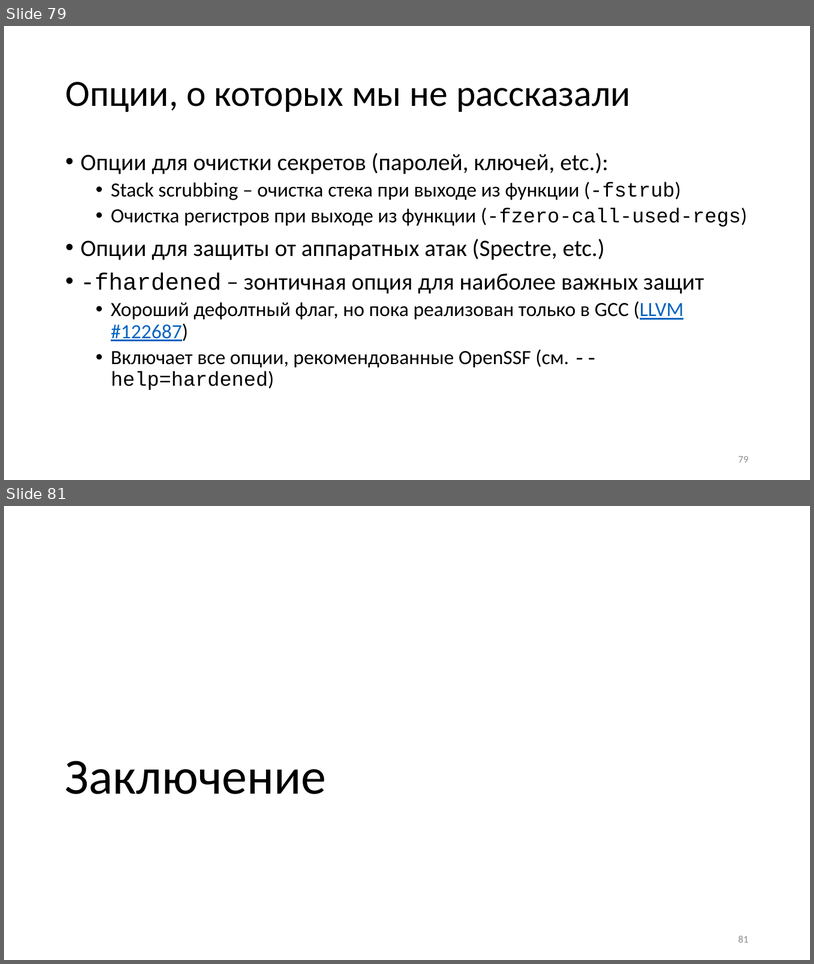
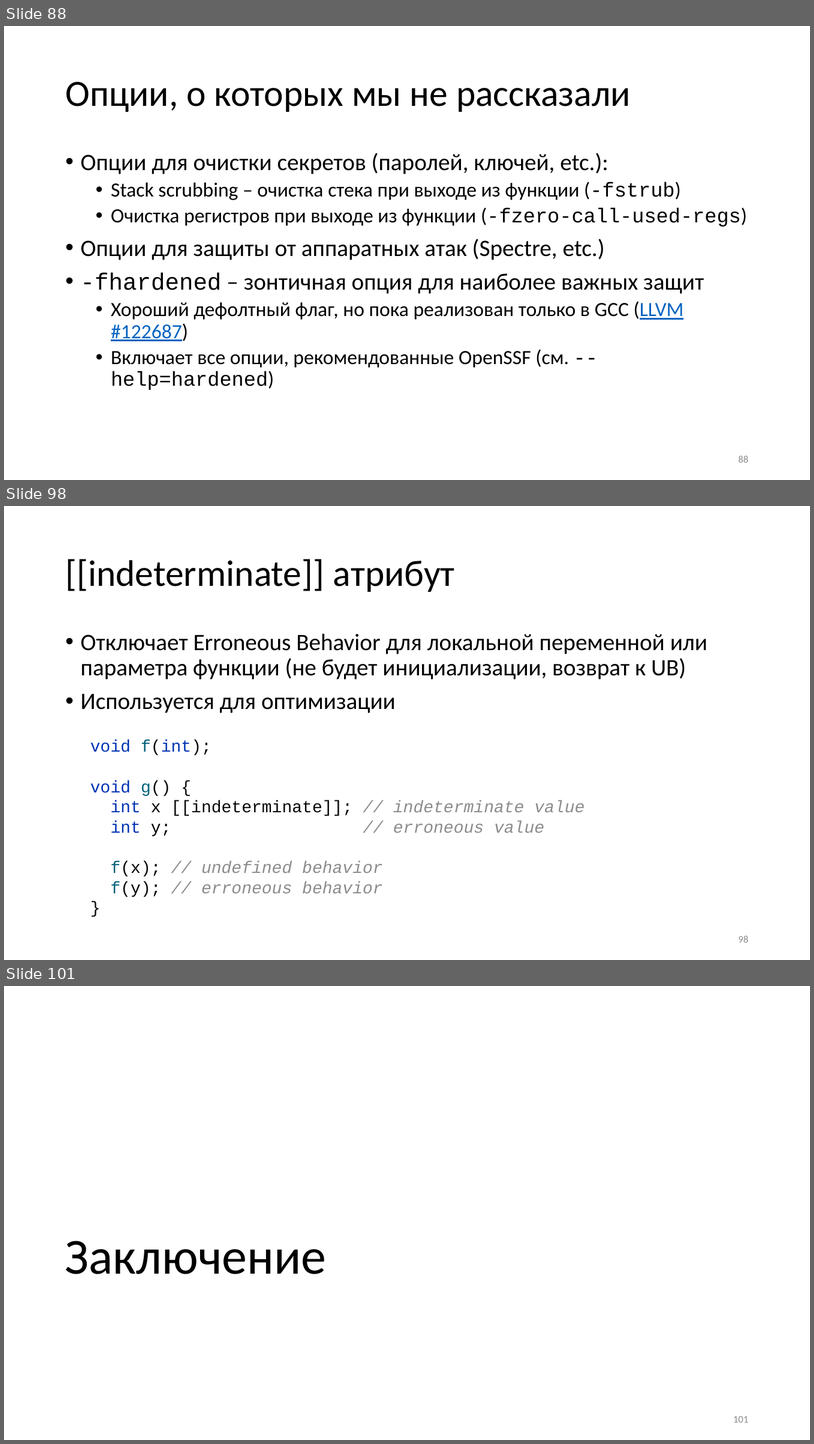
Before and after one commit to yugr/slides, a slide deck: CppZeroCost/2025/RU.pptx. Shown one above the other, each under a label of ours: slides 79 and 81 before the commit, slides 88, 98 and 101 after it; the slides between them are not shown. The pictures are 814x964 and 814x1444 pixels, drawn with LibreOffice and Linux fonts; fonts in the diff are those of the drawing. Boxes give left, top, right and bottom in pixels: in the first picture for what was removed or moved away, otherwise in the second. Text is boxed around its words. In the diff, an @@ line names an element or a change of style, - is before the commit and + after.

```diff
--- a/CppZeroCost/2025/RU.pptx
+++ b/CppZeroCost/2025/RU.pptx
@@ slide 98 added at <box>4,506,810,960</box>, background #FFFFFF @@
@@ title added at <box>65,559,455,592</box>, 44 pt, text #000000 @@
+[[indeterminate]] атрибут
@@ text added at <box>81,633,708,713</box>, 28 pt, text #000000 @@
+• Отключает Erroneous Behavior для локальной переменной или параметра функции (не будет инициализации, возврат к UB)
+• Используется для оптимизации
@@ text added at <box>90,739,585,897</box>, 20 pt, text #8C8C8C, italic @@
+void f(int);
+void g() {
+int x [[indeterminate]]; // indeterminate value
+int y; // erroneous value
+f(x); // undefined behavior
+f(y); // erroneous behavior
+}
@@ page number added at <box>738,935,749,942</box>, 12 pt, text #8C8C8C @@
+98
@@ what was slide 79 is now slide 88 @@
@@ page number at <box>738,455,749,462</box>: text changed @@
-79
+88
@@ what was slide 81 is now slide 101 @@
@@ page number at <box>734,1416,749,1422</box>: text changed @@
-81
+101
```
Also in this commit, not shown: 2 slides changed, 20 other slides added, 2 other files.
